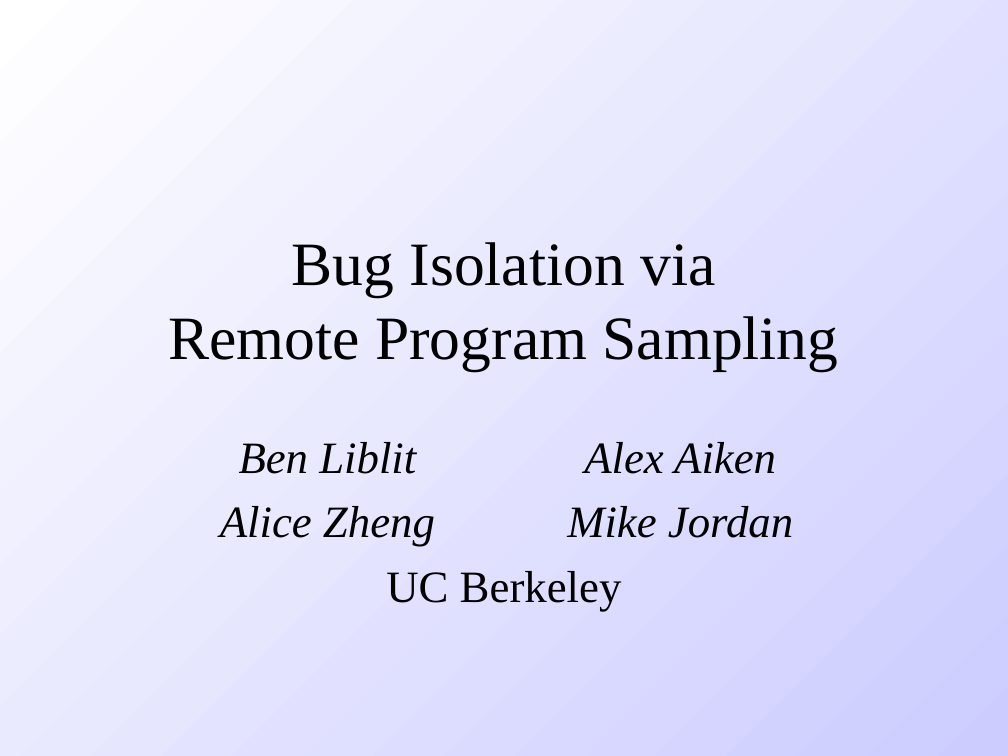
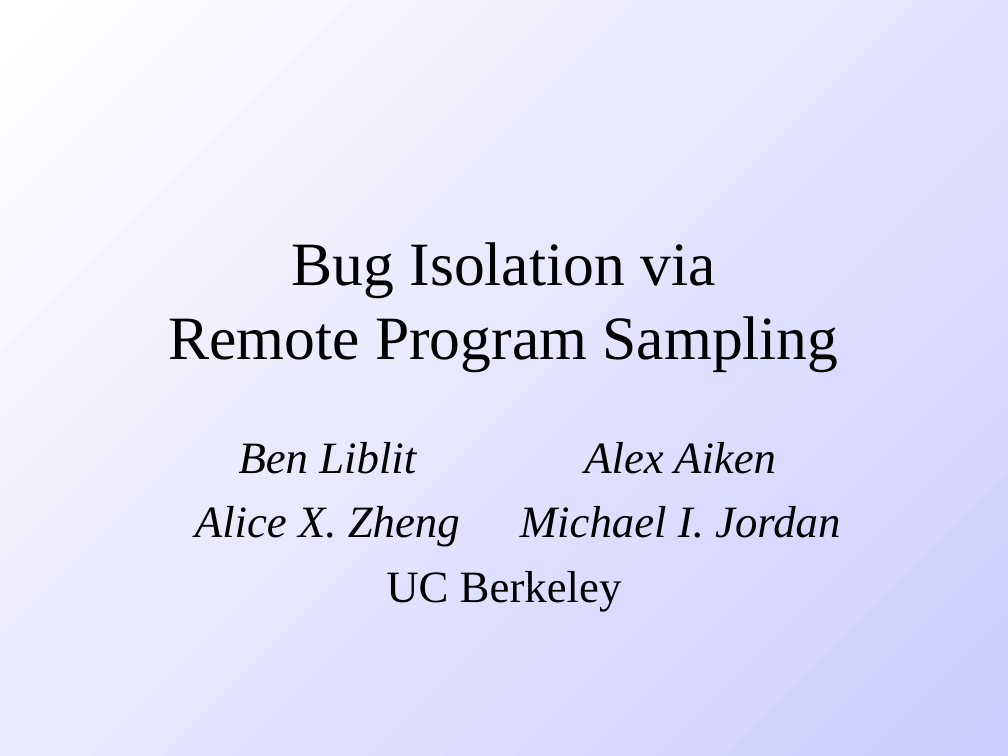
Before and after one commit to hlim1/sampler, a slide deck: slide 1 of paper/pldi.ppt. Drawn at 1008x756 pixels with LibreOffice and Linux fonts; fonts in the diff are those of the drawing. Boxes give left, top, right and bottom in pixels: in the first picture for what was removed or moved away, otherwise in the second. Text is boxed around its words. In the diff, an @@ line names an element or a change of style, - is before the commit and + after.

Commit message:
Some small revisions; not sure exactly what, to be honest.

```diff
--- a/paper/pldi.ppt
+++ b/paper/pldi.ppt
@@ table at box(151, 428, 857, 622) @@
-row 2, column 1: Alice Zheng
+row 2, column 1: Alice X. Zheng
-row 2, column 2: Mike Jordan
+row 2, column 2: Michael I. Jordan
```
